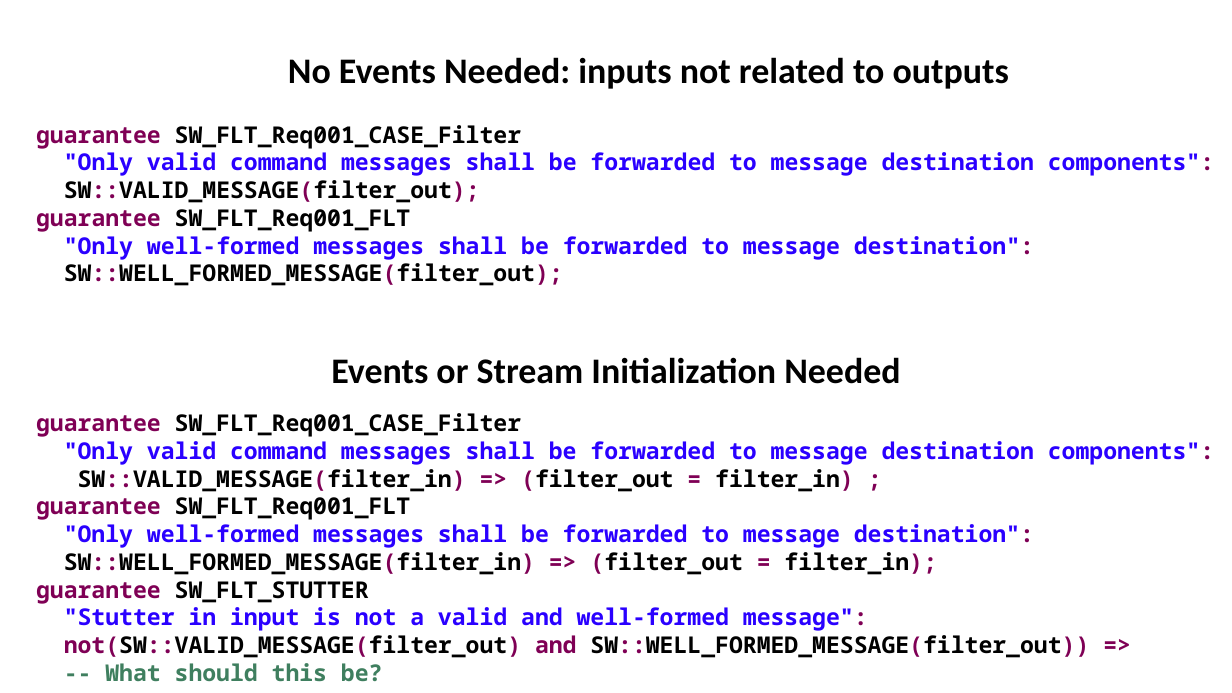
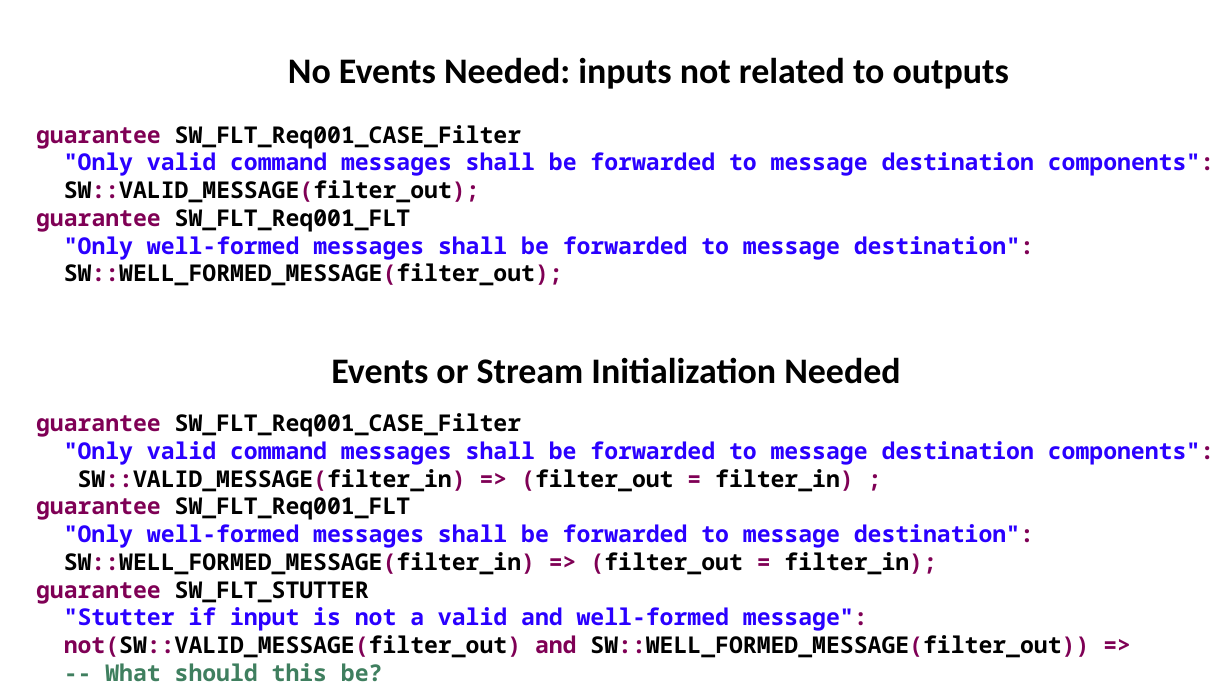
Before and after one commit to loonwerks/CASE, a slide deck: slide 6 of TA2/AGREE_event_ports/agree_event_semantics.pptx. Drawn at 1232x693 pixels with LibreOffice and Linux fonts; fonts in the diff are those of the drawing. Boxes give left, top, right and bottom in pixels: in the first picture for what was removed or moved away, otherwise in the second. Text is boxed around its words. In the diff, an @@ line names an element or a change of style, - is before the commit and + after.

Commit message:
Fix some typos

```diff
--- a/TA2/AGREE_event_ports/agree_event_semantics.pptx
+++ b/TA2/AGREE_event_ports/agree_event_semantics.pptx
@@ text at (64,607,868,631): text changed @@
-"Stutter in input is not a valid and well-formed message":
+"Stutter if input is not a valid and well-formed message":
```
Also in this commit, not shown: 1 other slide changed.
